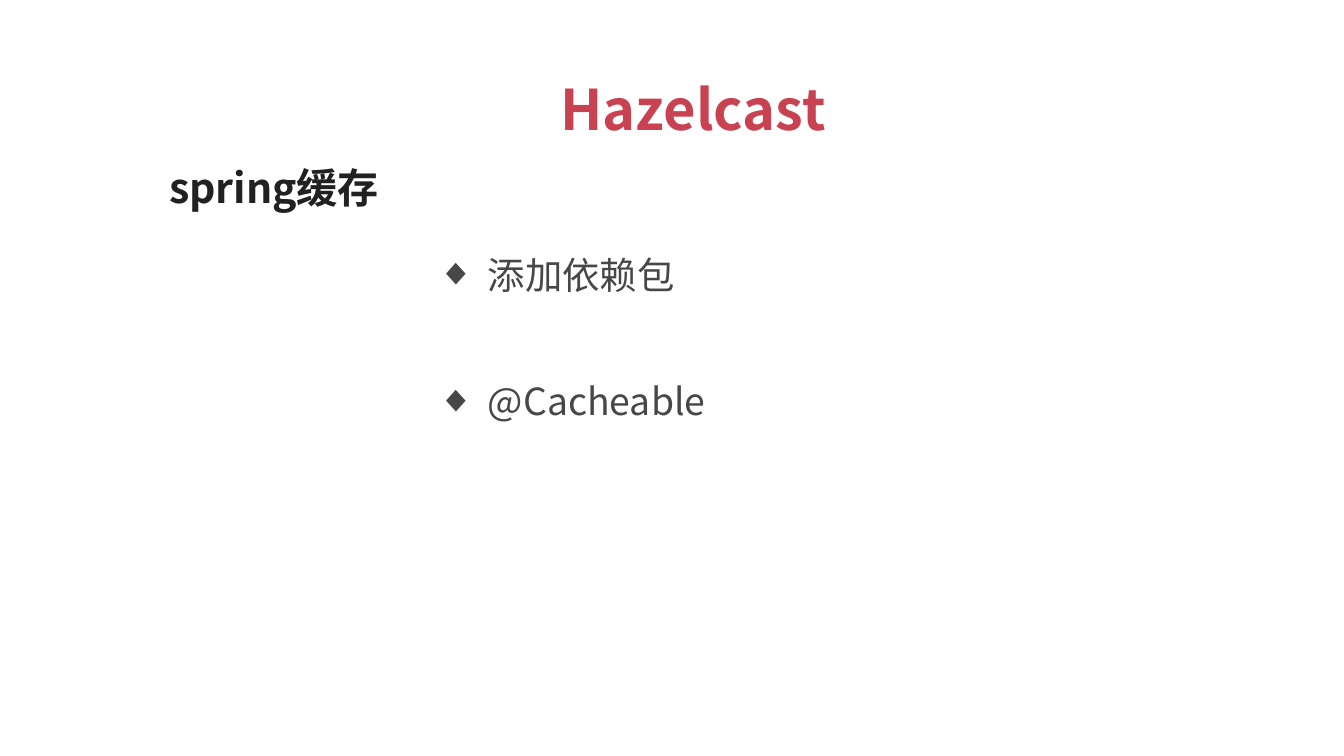
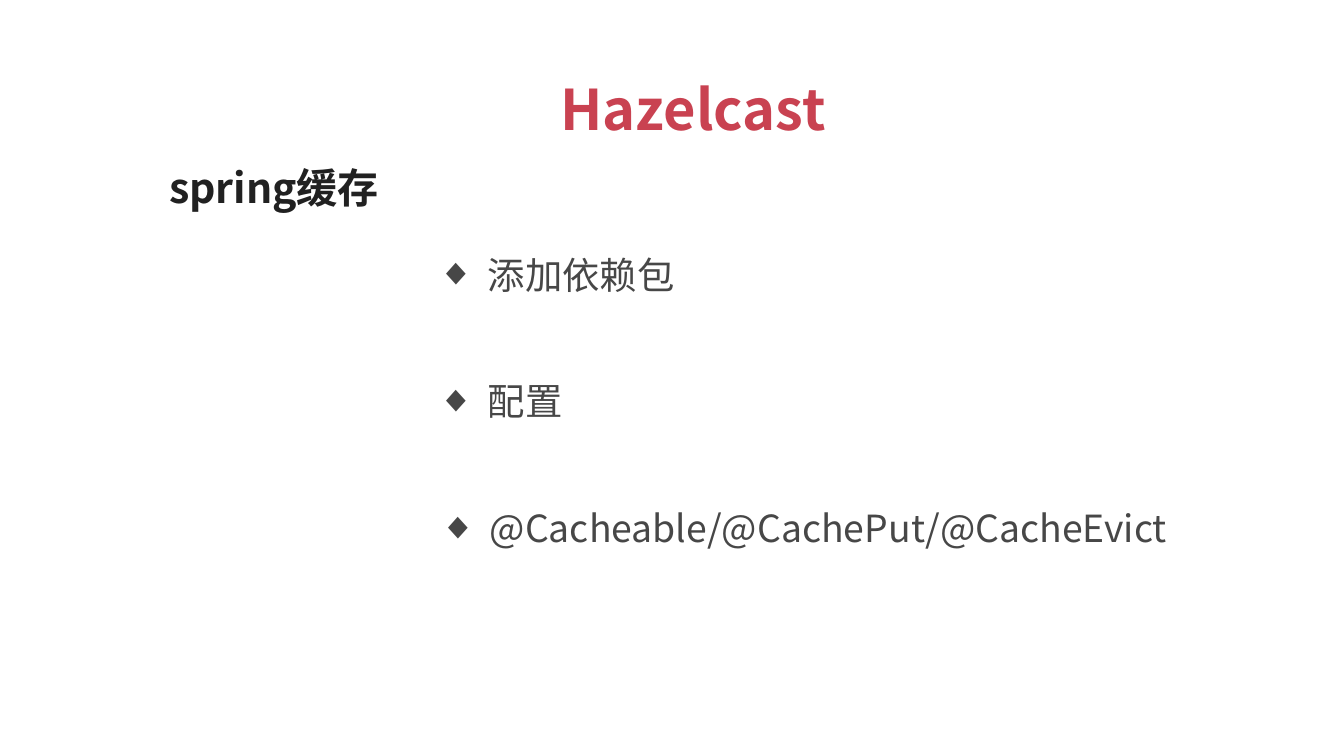
Before and after one commit to 1329555958/financial, a slide deck: slide 57 of 理财平台.pptx. Drawn at 1344x756 pixels with LibreOffice and Linux fonts; fonts in the diff are those of the drawing. Boxes give left, top, right and bottom in pixels: in the first picture for what was removed or moved away, otherwise in the second. Text is boxed around its words. In the diff, an @@ line names an element or a change of style, - is before the commit and + after.

```diff
--- a/理财平台.pptx
+++ b/理财平台.pptx
@@ text at (488,385,563,418): text changed @@
-  ◆ @Cacheable
+  ◆ 配置
@@ text added at (490,512,1167,549), 20 pt, text #474747 @@
+  ◆ @Cacheable/@CachePut/@CacheEvict
```
Also in this commit, not shown: 5 slides added, 7 other files.
